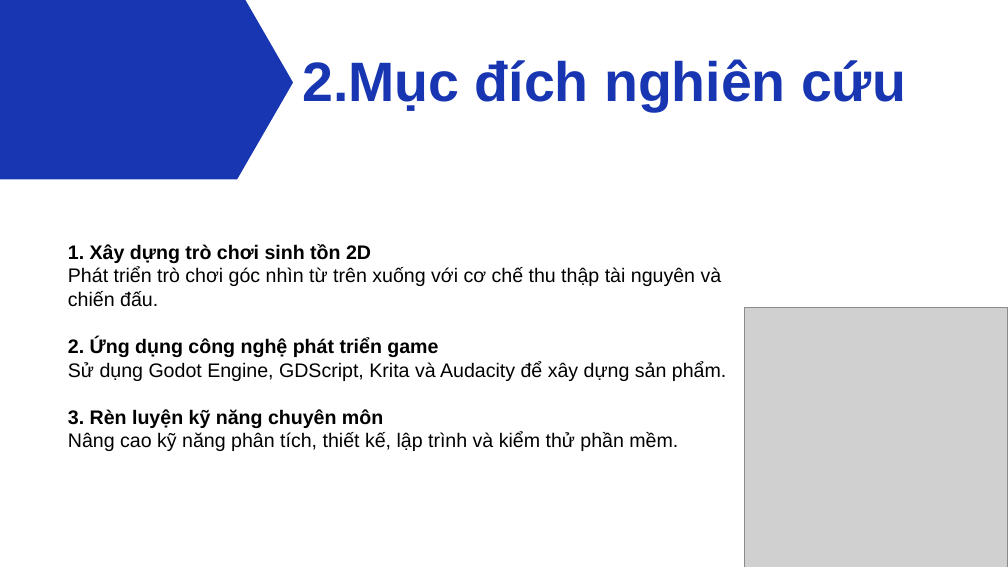
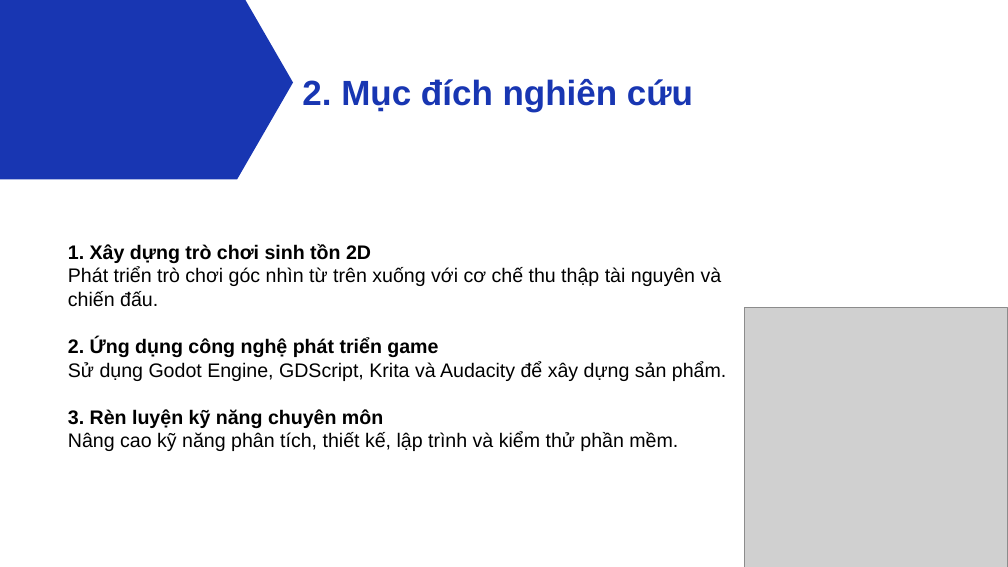
Before and after one commit to HaGiaLoc/tn-da22ttd-110122103-hagialoc-xaydungtrochoisinhton2d, a slide deck: slide 4 of thesis/abs/tn_slide.pptx. Drawn at 1008x567 pixels with LibreOffice and Linux fonts; fonts in the diff are those of the drawing; grey boxes stand for pictures. Boxes give left, top, right and bottom in pixels: in the first picture for what was removed or moved away, otherwise in the second. Text is boxed around its words. In the diff, an @@ line names an element or a change of style, - is before the commit and + after.

```diff
--- a/thesis/abs/tn_slide.pptx
+++ b/thesis/abs/tn_slide.pptx
@@ text at [302,79,693,112]: text changed; size 79.2 to 50 pt @@
-2.Mục đích nghiên cứu
+2. Mục đích nghiên cứu
```
Also in this commit, not shown: 8 other slides changed, 6 slides added, 9 slides removed.
